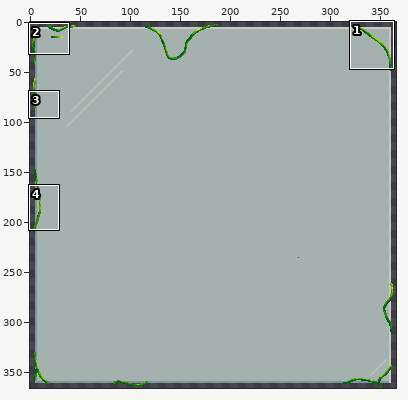
One commit to this pixel-art file: assets/misc/MenuBackground.aseprite. The first picture is a wide view before the edit; the outline marks the close-up.
Close-up. First the earlier version:
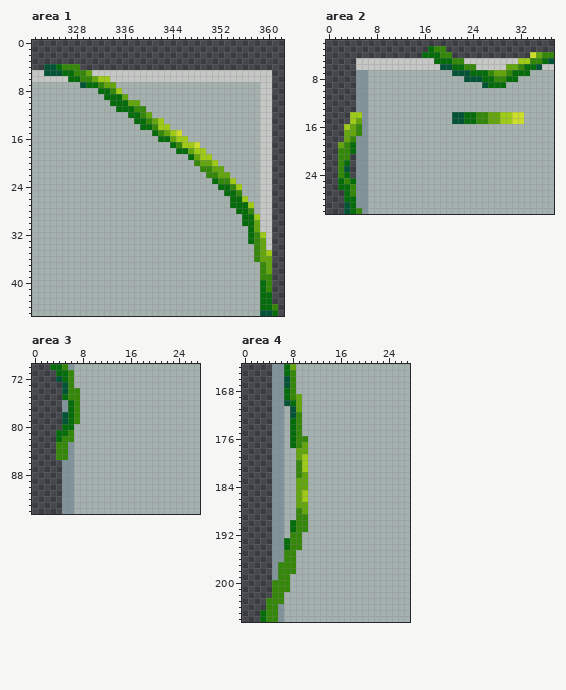
366x366 pixels, 1 frame. Shown: area 1: x 321..362, y 0..45; area 2: x 0..37, y 2..30; area 3: x 0..27, y 70..94; area 4: x 0..27, y 164..206. The commit also changed other parts of the picture, which this record leaves out.
And afterwards:
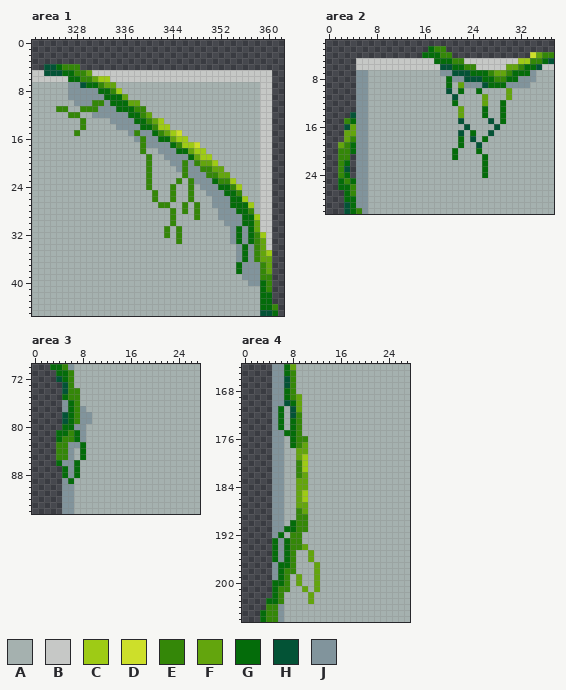
Palette (. is transparent): A #a5b1af  B #c6c8c6  C #9ecb15  D #cddf2a  E #348708  F #63a50d  G #046c0a  H #035336  J #81949c
From old to new:
Changed rows in their new state; - is an unchanged pixel.
Area 1, layers "Layer 2", "Layer 1":
first column x 325:
 7 --JJ------------------------------
 8 --JJJJJ---------------------------
 9 --JJJJJJ--------------------------
10 ---JJJEEJ-------------------------
11 EE--EEEJJJ------------------------
12 --EE--JJJJJJ----------------------
13 ----E----JJJJ---------------------
14 ----E-----JJJJ--------------------
15 ---E--------JEJJ------------------
16 -------------JEJJ-----------------
17 --------------EJJJJ---------------
18 --------------E--JJJ--------------
19 ---------------E--JJJJ------------
20 ---------------E---JJEJ-----------
21 ---------------E----JEJJ----------
22 ---------------E-----EJJJ---------
23 ---------------E----E-EJJJ--------
24 ---------------E---E--E-JJJ-------
25 ----------------E--E--E--JJJ------
26 ----------------E--E--E---JJJ-----
27 -----------------EE--E-E--JJJ-----
28 -------------------E-E-E---JJJ----
29 -------------------E---E---JJJJ---
30 -------------------E--------JJJ---
31 ------------------E-E--------JGJ--
32 ------------------E-E--------JGJ--
33 --------------------E--------JGJ--
34 ------------------------------JGJ-
35 ------------------------------JGJ-
36 ------------------------------JGJ-
37 ------------------------------GJJJ
38 ------------------------------GJJJ
39 -------------------------------JJJ
40 --------------------------------JJ
Area 2, layers "Layer 2", "Layer 1":
first column x 3:
 7 ----------------JJ-------------J
 8 -----------------GJJ---------JJJ
 9 -----------------G-FJJJ----JJJJ-
10 -----------------H-G--G----F----
11 ------------------H----F---F----
12 ------------------G----F--G-----
13 -------------------F---G--G-----
14 -HJ---------------AFAAAGAAGAAA--
15 EGJ---------------A-AAAAHAGAAA--
16 H-J-----------------H----H------
17 --J----------------H-G--H-------
18 -------------------G-H-G--------
19 -------------------G--H---------
20 ------------------G---G---------
21 ------------------G----G--------
22 -----------------------G--------
23 -----------------------G--------
24 -----------------------G--------
Area 3, layers "Layer 2", "Layer 1":
first column x 4:
77 ----J-
78 ----JJ
79 ----JJ
80 ---JJ-
81 ---GJ-
82 ---GJ-
83 ---JG-
84 ----G-
85 ----G-
86 G--G--
87 -G-G--
88 -G-G--
89 --G---
Area 4, layer "Layer 2":
first column x 6:
171 G-
172 G-
173 G-
174 G-
175 -G
first column x 4:
191 ---G-----
192 --G------
193 -G-------
194 -G----F--
195 -G-G---F-
196 -G-G---F-
197 --GG----F
198 --G-----F
199 --G--F--F
200 -GG--F--F
201 -G----F-F
202 -G-----F-
203 GG-----F-
Pixel boxes of the changes (left, top, right, bottom) in both close-ups:
changed: (56, 82, 260, 286)
changed: (440, 70, 536, 178)
changed: (344, 112, 362, 136)
changed: (56, 406, 92, 484)
changed: (278, 406, 290, 436)
changed: (266, 526, 320, 604)
